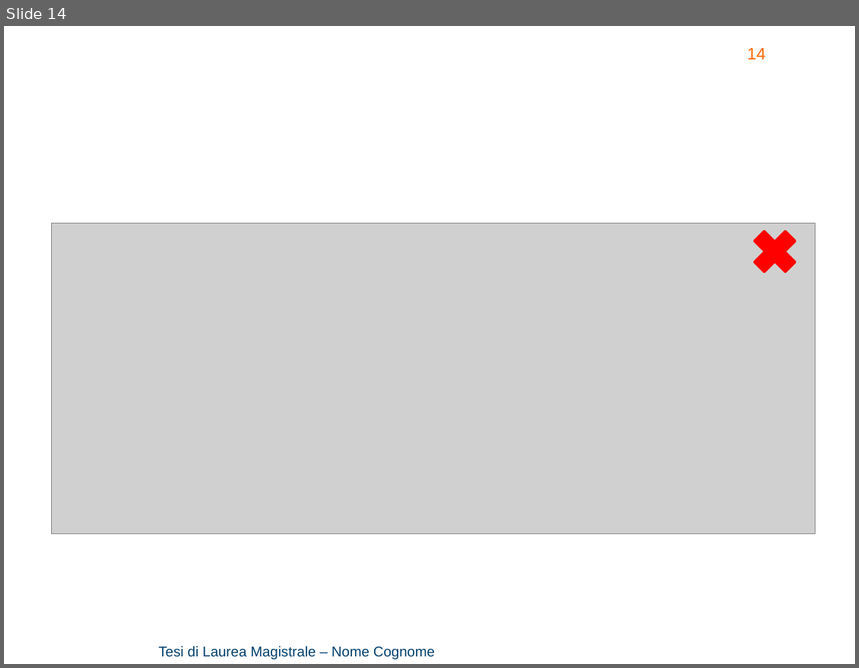
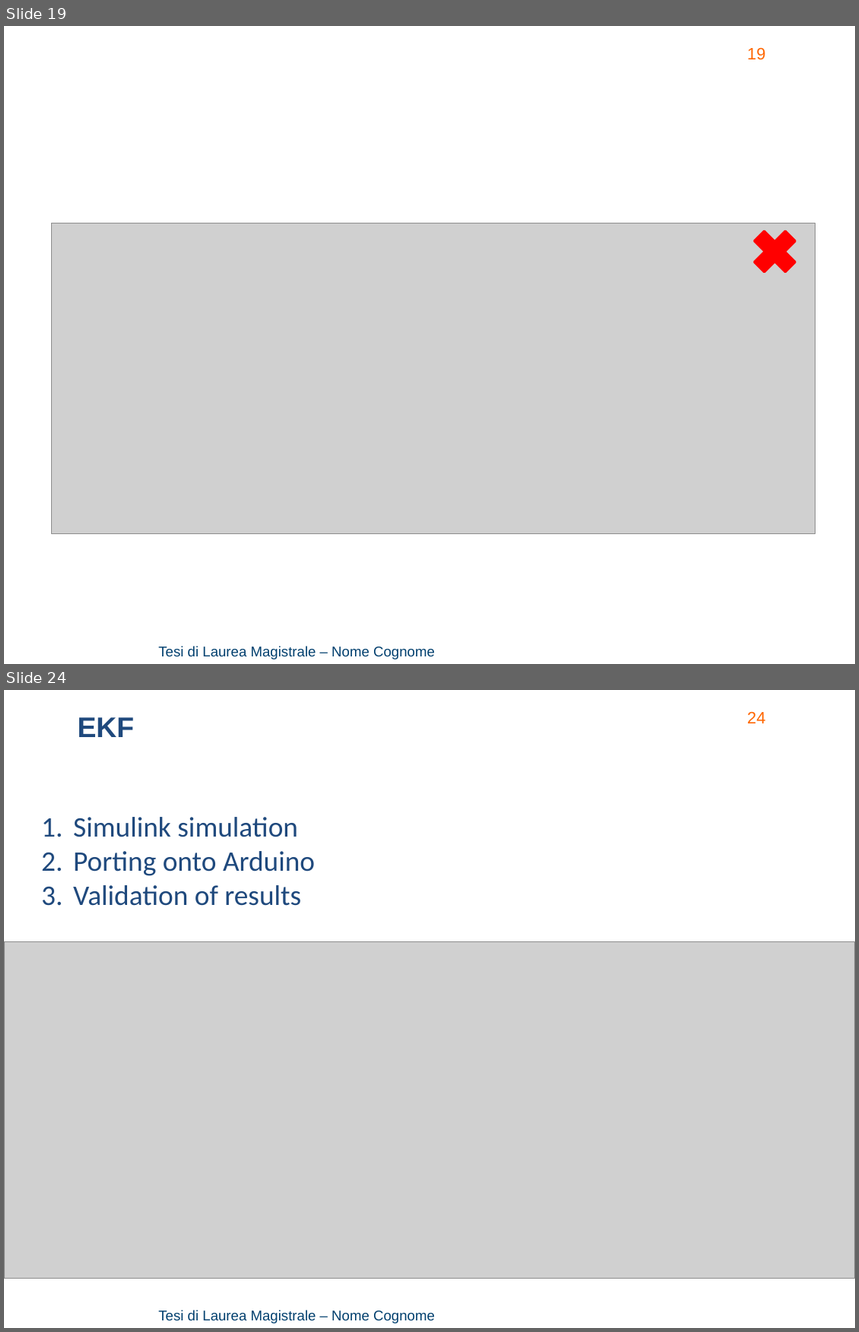
Before and after one commit to rssalessio/Control-Linear-Vibrations, a slide deck: finalPresentation/Part 3/Part3.pptx. Shown one above the other, each under a label of ours: slide 14 before the commit, slides 19 and 24 after it; the slides between them are not shown. The pictures are 859x668 and 859x1332 pixels, drawn with LibreOffice and Linux fonts; fonts in the diff are those of the drawing; grey boxes stand for pictures; background and template pictures are left out. Boxes give left, top, right and bottom in pixels: in the first picture for what was removed or moved away, otherwise in the second. Text is boxed around its words. In the diff, an @@ line names an element or a change of style, - is before the commit and + after.

```diff
--- a/finalPresentation/Part 3/Part3.pptx
+++ b/finalPresentation/Part 3/Part3.pptx
@@ slide 24 added at (4, 690, 855, 1328), background picture (left out); not listed: 2 template elements that a slide beside it also shows @@
@@ text added at (78, 717, 135, 737), 24 pt, text #1F497D, bold @@
+EKF
@@ text added at (73, 817, 315, 906), 24 pt, text #1F497D @@
+1. Simulink simulation
+2. Porting onto Arduino
+3. Validation of results
@@ picture added at (4, 942, 855, 1279) @@
@@ what was slide 14 is now slide 19 @@
@@ page number at (747, 47, 766, 60): text changed @@
-14
+19
```
Also in this commit, not shown: 7 slides changed, 10 other slides added, 1 slide removed.
